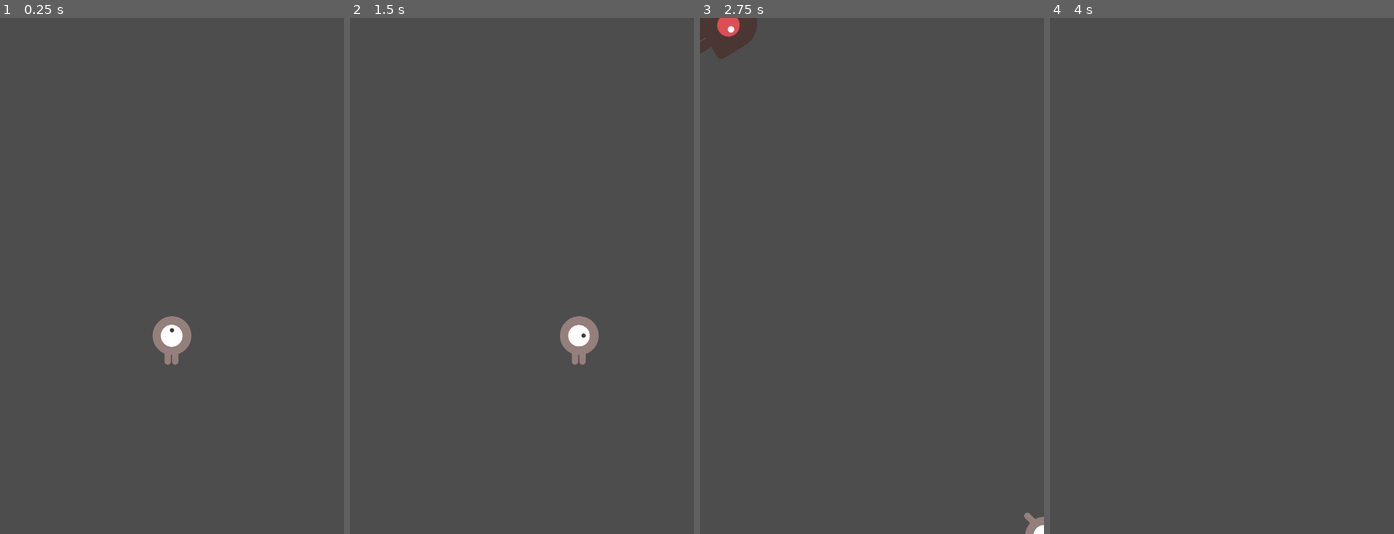
Above: before the commit, frames 1-4 (left to right).
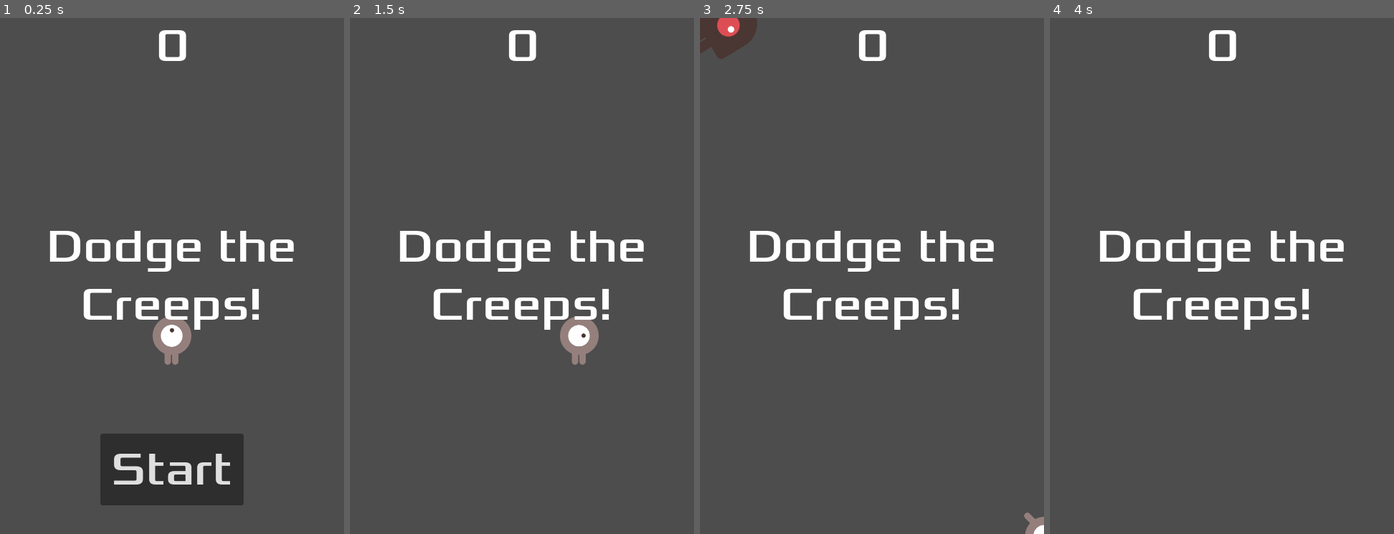
Above: after the commit, the same moments.

Repository: boriskzd/Dodge-The-Creeps
Game: Godot game, scene res://main.tscn
Same seed, same stepped clock (60 frames per second), same inputs: the game is played once before the commit and once after it.
Inputs (mouse positions are in pixels of both pictures, inside the frame that each line leads up to):
- Up to frame 1 (0.25 s): no input
- Up to frame 2 (1.5 s): click (522, 472) at 0.5 s, where only the run after the commit has a clickable "Start"; tap Enter at 1.25 s; hold Right (move_right) from 1.28 s (still down)
- Up to frame 3 (2.75 s): release Right (move_right) at 2.03 s; hold Down (move_down) from 2.03 s (still down)
- Up to frame 4 (4 s): release Down (move_down) at 2.78 s; hold Right (move_right) 2.78-3.53 s; hold Up (move_up) from 3.53 s (still down)

The runs differ from the first frame. In frame 1, 9.0% of the frame differs, in the area x 14-86%, y 2-95%; in frame 2, 3.3%; in frame 3, 3.3%; in frame 4, 3.3%.

Commit message:
create HUD script

Diff:
--- /dev/null
+++ b/HUD.gd
@@ -0,0 +1,39 @@
+extends CanvasLayer
+signal start_game
+
+func show_message(text):
+	$Message.text = text
+	$Message.show()
+	$MessageTimer.start()
+
+func show_game_over():
+	show_message('Game Over')
+	# Wait until the MessageTimer has counted down.
+	await $MessageTimer.timeout
+
+	$Message.text = "Dodge the Creeps!"
+	$Message.show()
+	# Make a one-shot timer and wait for it to finish.
+	await get_tree().create_timer(1.0).timeout
+	$StartButton.show()
+
+func update_score(score):
+	$ScoreLabel.text = str(score)
+
+# Called when the node enters the scene tree for the first time.
+func _ready():
+	pass # Replace with function body.
+
+
+# Called every frame. 'delta' is the elapsed time since the previous frame.
+func _process(delta):
+	pass
+
+
+func _on_start_button_pressed():
+	$StartButton.hide()
+	start_game.emit()
+
+
+func _on_message_timer_timeout():
+	$Message.hide()
--- a/HUD.tscn
+++ b/HUD.tscn
@@ -61,3 +61,6 @@
 [node name="MessageTimer" type="Timer" parent="."]
 wait_time = 2.0
 one_shot = true
+
+[connection signal="pressed" from="StartButton" to="." method="_on_start_button_pressed"]
+[connection signal="timeout" from="MessageTimer" to="." method="_on_message_timer_timeout"]
--- a/main.tscn
+++ b/main.tscn
@@ -1,8 +1,9 @@
-[gd_scene load_steps=5 format=3 uid="uid://b6hs8yj40qk16"]
+[gd_scene load_steps=6 format=3 uid="uid://b6hs8yj40qk16"]
 
 [ext_resource type="Script" path="res://main.gd" id="1_0noq4"]
 [ext_resource type="PackedScene" uid="uid://cx7m4oksedh5t" path="res://Player.tscn" id="1_2b0rx"]
 [ext_resource type="PackedScene" uid="uid://bf17p4uledqnw" path="res://mob.tscn" id="2_pyevl"]
+[ext_resource type="PackedScene" uid="uid://cpqekbnc88sy0" path="res://HUD.tscn" id="4_15fud"]
 
 [sub_resource type="Curve2D" id="Curve2D_awn5q"]
 _data = {
@@ -33,6 +34,8 @@
 
 [node name="MobSpawnLocation" type="PathFollow2D" parent="MobPath"]
 
+[node name="HUD" parent="." instance=ExtResource("4_15fud")]
+
 [connection signal="hit" from="Player" to="." method="game_over"]
 [connection signal="timeout" from="MobTimer" to="." method="_on_mob_timer_timeout"]
 [connection signal="timeout" from="ScoreTimer" to="." method="_on_score_timer_timeout"]
